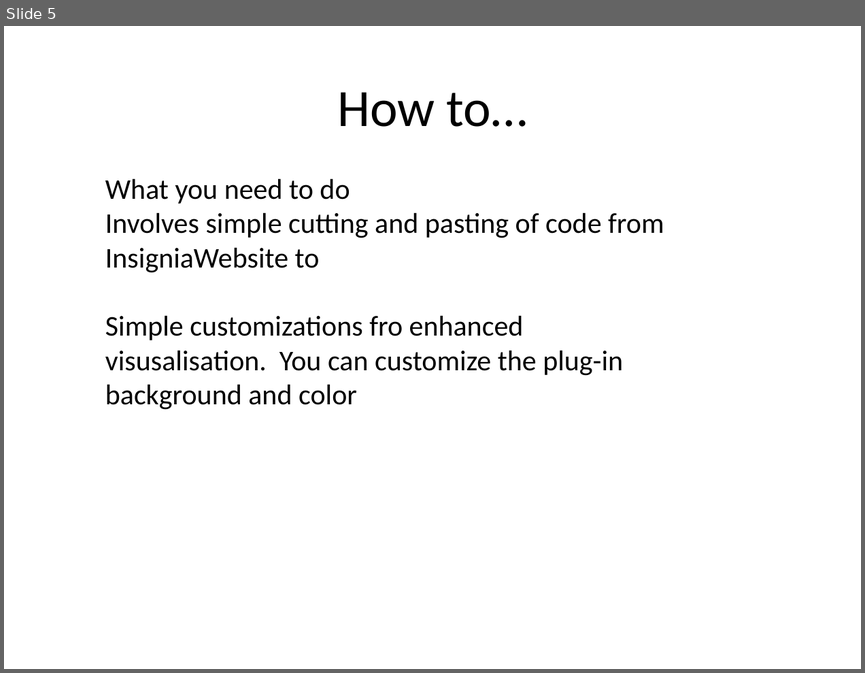
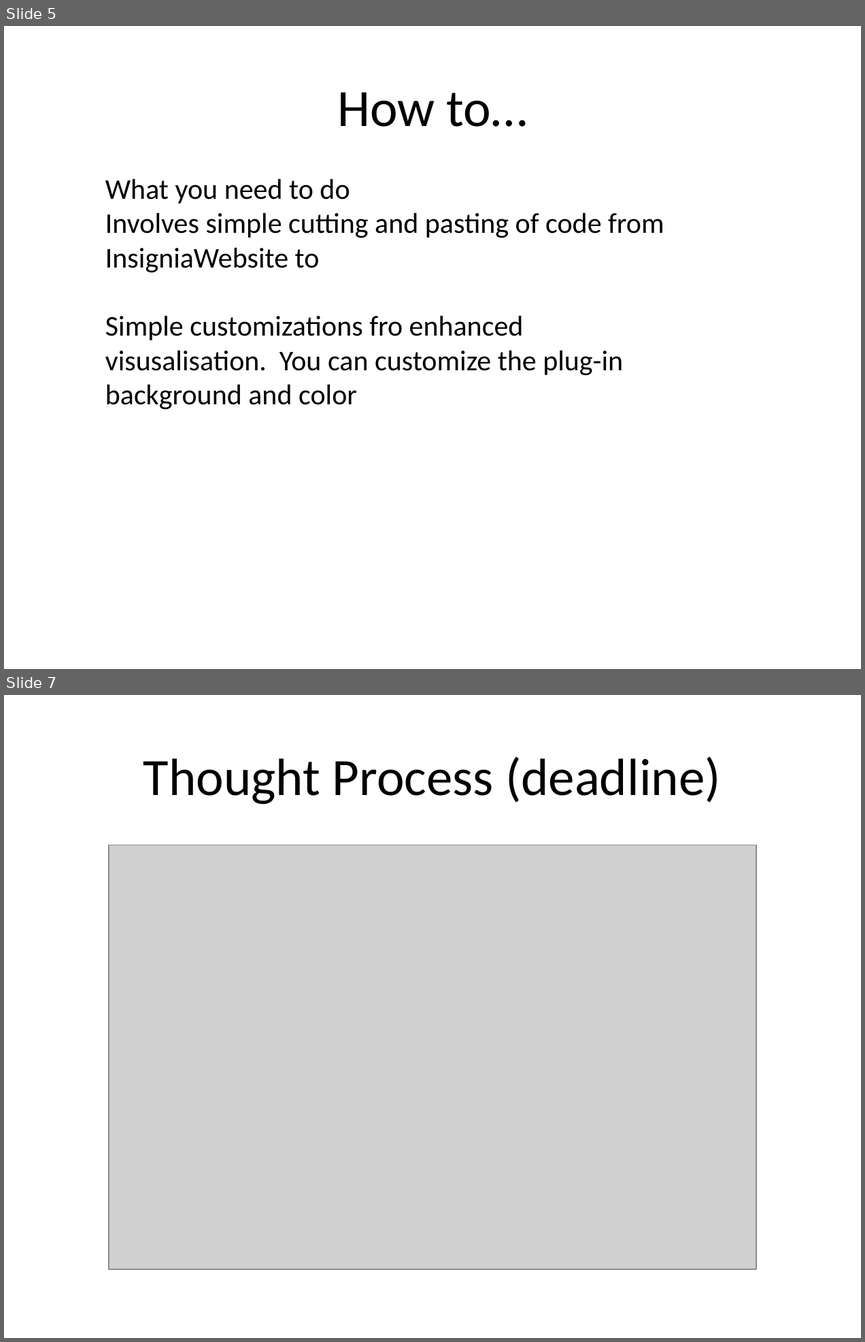
Before and after one commit to WebDevBootcamp/AJAP, a slide deck: presentation/AJAP.ppt. Shown one above the other, each under a label of ours: slide 5 before the commit, slides 5 and 7 after it; the slides between them are not shown. The pictures are 865x673 and 865x1342 pixels, drawn with LibreOffice and Linux fonts; fonts in the diff are those of the drawing; grey boxes stand for pictures. Boxes give left, top, right and bottom in pixels: in the first picture for what was removed or moved away, otherwise in the second. Text is boxed around its words. In the diff, an @@ line names an element or a change of style, - is before the commit and + after.

Commit message:
adds photos to ppt

```diff
--- a/presentation/AJAP.ppt
+++ b/presentation/AJAP.ppt
@@ slide 7 added at (4,695,861,1338), background #FFFFFF @@
@@ title added at (143,757,721,804), 44 pt, text #000000 @@
+Thought Process (deadline)
@@ picture added at (109,845,756,1269) @@
```
Also in this commit, not shown: 1 other slide added.
